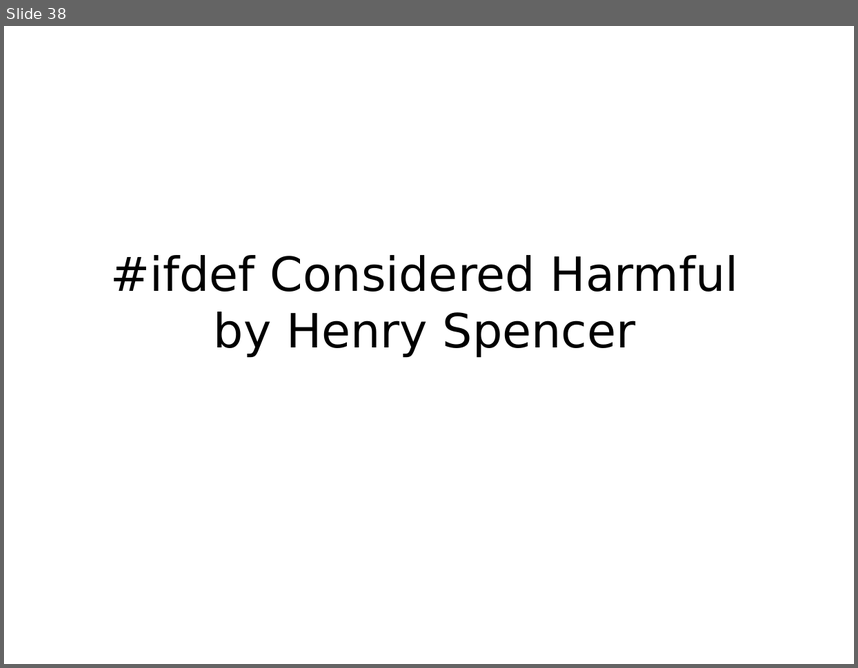
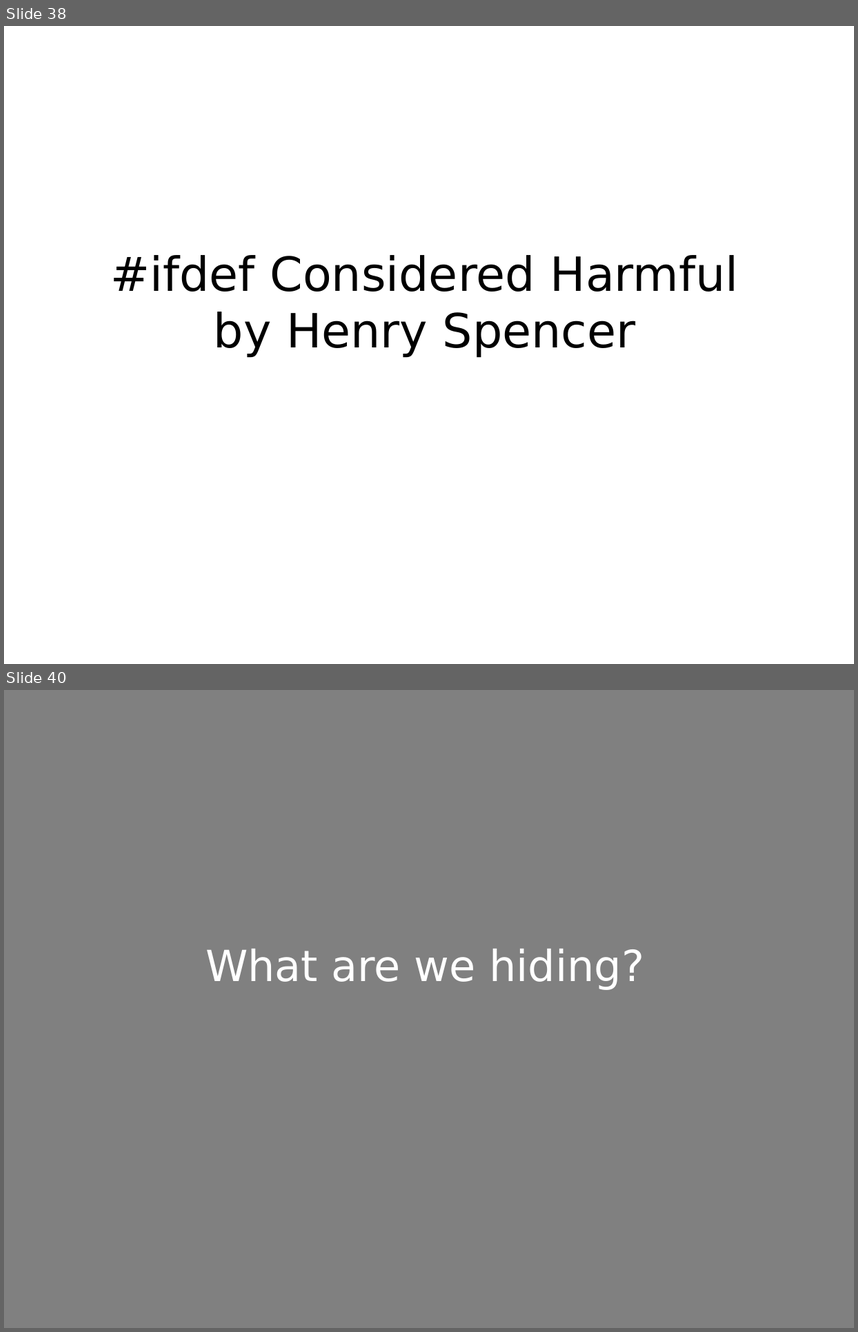
Before and after one commit to mkohler/embedded_python_presentation, a slide deck: embedded_python.odp. Shown one above the other, each under a label of ours: slide 38 before the commit, slides 38 and 40 after it; the slides between them are not shown. The pictures are 858x668 and 858x1332 pixels, drawn with LibreOffice and Linux fonts; fonts in the diff are those of the drawing; background and template pictures are left out. Boxes give left, top, right and bottom in pixels: in the first picture for what was removed or moved away, otherwise in the second. Text is boxed around its words. In the diff, an @@ line names an element or a change of style, - is before the commit and + after.

```diff
--- a/embedded_python.odp
+++ b/embedded_python.odp
@@ slide 40 added at [4,690,854,1328], background picture (left out) @@
@@ title added at [205,949,644,990], 40 pt, text #FFFFFF @@
+What are we hiding?
```
Also in this commit, not shown: 1 other slide added.
